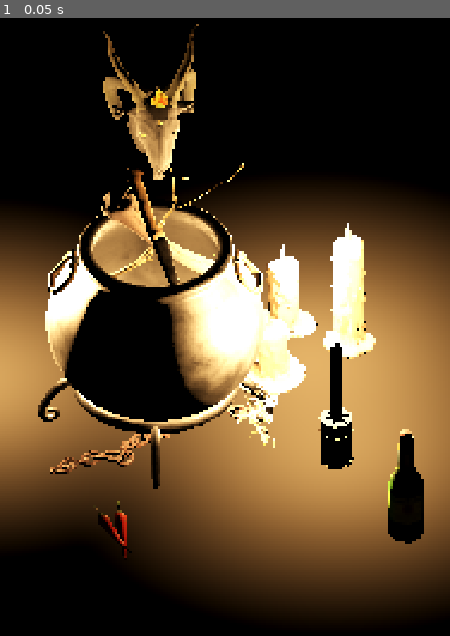
Above: before the commit, frame 1.
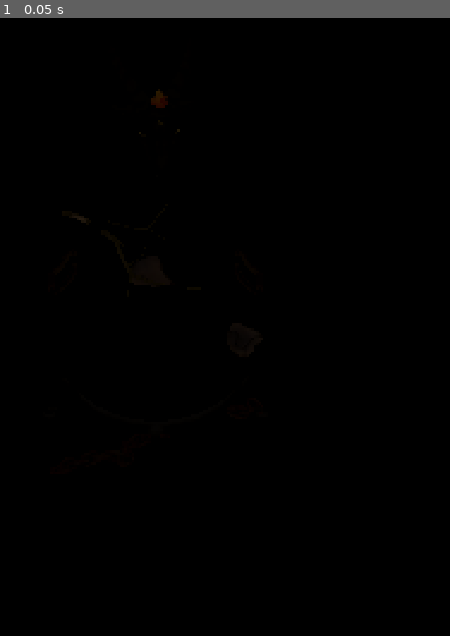
Above: after the commit, the same moment.

Repository: morphysm/BARCO
Game: Godot game, scene res://scenes/assentamento.tscn
Same seed, same stepped clock (60 frames per second), same inputs: the game is played once before the commit and once after it. This scene is started directly instead of the project's main scene.
Inputs:
- Up to frame 1 (0.05 s): no input

The runs differ from the first frame. In frame 1, 56% of the frame differs, in the area x 0-100%, y 0-97%.

Commit message:
Fundamento e depositos: o assentamento comeca quase vazio
SPEC.md §8.1 e GDD §8 ja diziam de quem e cada coisa, e a cena estava a
contradiza-los: mostrava uma nganga cheia no primeiro dia, e dava de graca
o que o app inteiro cobra em tempo, gesto e dinheiro.

Fica na cena o FUNDAMENTO — caldeirao, galhos, osso, correntes, caveira,
baphomet: o vaso, e o que faz este `assentamento` ser o daquela entidade.
E autoral, e ajusta-se no editor.

Sai da cena tudo o resto e passa a `resources/oferendas/*.tres`: velas,
rosas negras, pimenta, navalha, marafo, teia e sangue. Chegam por
`depor()`, na posicao que quem depoe escolher, e ficam.

Depor e irreversivel. Nao existe `retirar()`, e nao deve passar a existir:
`depositos` e append-only como o `caderno` (GDD §2).

O `sacrificio` continua simbolico — o abate real e substituido pelo ato
digital (GDD §1, §6) — e o sangue e uma oferenda como as outras, a 7 cafes
(SPEC.md §10.1).

Consequencia que se ve: um assentamento sem vela nenhuma esta quase no
escuro. Ha uma `luz_de_reserva` para nao ser um ecra preto — visitar um
assentamento e sempre gratis (SPEC.md §10.1) — mas quem quiser ver o que
la tem acende uma vela, que e o que a vela e para servir.

Registo local em user://depositos.json, substituto da tabela `depositos`
ate haver servidor.

Co-Authored-By: Claude Opus 5 <noreply@anthropic.com>
Claude-Session: https://claude.ai/code/session_01SC7sH4GDne2bVDKqb8trML

Diff:
--- a/client/project.godot
+++ b/client/project.godot
@@ -31,10 +31,7 @@
 
 [rendering]
 
-; O export para Web exige que o formato de compressao esteja ligado no
-; projeto, senao o preset falha em "configuration errors". ETC2/ASTC e o
-; que os GPUs de telemovel entendem, e o app assume telemovel a noite.
-textures/vram_compression/import_etc2_astc=true
 renderer/rendering_method="gl_compatibility"
 renderer/rendering_method.mobile="gl_compatibility"
+textures/vram_compression/import_etc2_astc=true
 environment/defaults/default_clear_color=Color(0, 0, 0, 1)
--- /dev/null
+++ b/client/resources/oferendas/marafo.tres
@@ -0,0 +1,12 @@
+[gd_resource type="Resource" script_class="Oferenda" format=3]
+
+[ext_resource type="Script" path="res://scripts/resources/oferenda.gd" id="1_yrmos"]
+
+[resource]
+script = ExtResource("1_yrmos")
+slug = "marafo"
+nome = "Marafo"
+tipo = "bebida"
+modelo = "res://resources/modelos/bottle_to_paloo.glb"
+tamanho = 0.18
+cafes = 1
--- /dev/null
+++ b/client/resources/oferendas/navalha.tres
@@ -0,0 +1,11 @@
+[gd_resource type="Resource" script_class="Oferenda" format=3]
+
+[ext_resource type="Script" path="res://scripts/resources/oferenda.gd" id="1_q7q2d"]
+
+[resource]
+script = ExtResource("1_q7q2d")
+slug = "navalha"
+nome = "Navalha"
+modelo = "res://resources/modelos/knife.glb"
+tamanho = 0.2
+cafes = 1
--- /dev/null
+++ b/client/resources/oferendas/pimenta.tres
@@ -0,0 +1,12 @@
+[gd_resource type="Resource" script_class="Oferenda" format=3]
+
+[ext_resource type="Script" path="res://scripts/resources/oferenda.gd" id="1_4lg05"]
+
+[resource]
+script = ExtResource("1_4lg05")
+slug = "pimenta"
+nome = "Pimenta"
+tipo = "botanica"
+modelo = "res://resources/modelos/chili_pepper.glb"
+tamanho = 0.09
+cafes = 1
--- /dev/null
+++ b/client/resources/oferendas/rosas_negras.tres
@@ -0,0 +1,12 @@
+[gd_resource type="Resource" script_class="Oferenda" format=3]
+
+[ext_resource type="Script" path="res://scripts/resources/oferenda.gd" id="1_hc8gq"]
+
+[resource]
+script = ExtResource("1_hc8gq")
+slug = "rosas_negras"
+nome = "Rosas negras"
+tipo = "botanica"
+modelo = "res://resources/modelos/black_rose.glb"
+tamanho = 0.13
+cafes = 1
--- /dev/null
+++ b/client/resources/oferendas/sangue.tres
@@ -0,0 +1,12 @@
+[gd_resource type="Resource" script_class="Oferenda" format=3]
+
+[ext_resource type="Script" path="res://scripts/resources/oferenda.gd" id="1_1ok1b"]
+
+[resource]
+script = ExtResource("1_1ok1b")
+slug = "sangue"
+nome = "Sangue"
+tipo = "sangue"
+modelo = "res://resources/modelos/sangue.glb"
+tamanho = 0.22
+cafes = 7
--- /dev/null
+++ b/client/resources/oferendas/teia.tres
@@ -0,0 +1,11 @@
+[gd_resource type="Resource" script_class="Oferenda" format=3]
+
+[ext_resource type="Script" path="res://scripts/resources/oferenda.gd" id="1_ja7rh"]
+
+[resource]
+script = ExtResource("1_ja7rh")
+slug = "teia"
+nome = "Teia"
+modelo = "res://resources/modelos/spider_web.glb"
+tamanho = 0.3
+cafes = 1
--- /dev/null
+++ b/client/resources/oferendas/vela_branca.tres
@@ -0,0 +1,13 @@
+[gd_resource type="Resource" script_class="Oferenda" format=3]
+
+[ext_resource type="Script" path="res://scripts/resources/oferenda.gd" id="1_gqh6d"]
+
+[resource]
+script = ExtResource("1_gqh6d")
+slug = "vela_branca"
+nome = "Vela branca"
+tipo = "luz"
+modelo = "res://resources/modelos/vela_branca.glb"
+tamanho = 0.22
+e_vela = true
+cafes = 1
--- /dev/null
+++ b/client/resources/oferendas/vela_preta.tres
@@ -0,0 +1,13 @@
+[gd_resource type="Resource" script_class="Oferenda" format=3]
+
+[ext_resource type="Script" path="res://scripts/resources/oferenda.gd" id="1_tl73l"]
+
+[resource]
+script = ExtResource("1_tl73l")
+slug = "vela_preta"
+nome = "Vela preta"
+tipo = "luz"
+modelo = "res://resources/modelos/vela_preta.glb"
+tamanho = 0.24
+e_vela = true
+cafes = 1
--- /dev/null
+++ b/client/resources/oferendas/vela_vermelha.tres
@@ -0,0 +1,13 @@
+[gd_resource type="Resource" script_class="Oferenda" format=3]
+
+[ext_resource type="Script" path="res://scripts/resources/oferenda.gd" id="1_40snv"]
+
+[resource]
+script = ExtResource("1_40snv")
+slug = "vela_vermelha"
+nome = "Vela vermelha"
+tipo = "luz"
+modelo = "res://resources/modelos/vela_vermlha.glb"
+tamanho = 0.22
+e_vela = true
+cafes = 1
--- a/client/scenes/assentamento.tscn
+++ b/client/scenes/assentamento.tscn
@@ -1,86 +1,44 @@
 [gd_scene format=3]
 
-[ext_resource type="Script" path="res://scripts/ui/assentamento_screen.gd" id="1_natrv"]
-[ext_resource type="PackedScene" path="res://resources/modelos/cauldron.glb" id="2_5gom5"]
-[ext_resource type="Shader" path="res://shaders/gravura.gdshader" id="2_g7fst"]
-[ext_resource type="PackedScene" path="res://resources/modelos/galhos.glb" id="3_g7fst"]
-[ext_resource type="PackedScene" path="res://resources/modelos/horse_bone.glb" id="4_xakwp"]
-[ext_resource type="PackedScene" path="res://resources/modelos/rusty_chains.glb" id="5_dkeok"]
-[ext_resource type="PackedScene" path="res://resources/modelos/skull_para_caveira.glb" id="6_lb37t"]
-[ext_resource type="PackedScene" path="res://resources/modelos/vela_preta.glb" id="7_bb8c7"]
-[ext_resource type="PackedScene" path="res://resources/modelos/vela_vermlha.glb" id="8_3no75"]
-[ext_resource type="PackedScene" path="res://resources/modelos/vela_branca.glb" id="9_5j7es"]
-[ext_resource type="PackedScene" path="res://resources/modelos/knife.glb" id="10_1vv23"]
-[ext_resource type="PackedScene" path="res://resources/modelos/black_rose.glb" id="11_5b10g"]
-[ext_resource type="PackedScene" path="res://resources/modelos/chili_pepper.glb" id="12_5401n"]
-[ext_resource type="PackedScene" path="res://resources/modelos/bottle_to_paloo.glb" id="13_t6q11"]
-[ext_resource type="PackedScene" path="res://resources/modelos/baphomet_head.glb" id="15_g7fst"]
+[ext_resource type="Script" path="res://scripts/ui/assentamento_screen.gd" id="1_l3pjr"]
+[ext_resource type="PackedScene" path="res://resources/modelos/cauldron.glb" id="2_qcjxy"]
+[ext_resource type="PackedScene" path="res://resources/modelos/galhos.glb" id="3_6xpyb"]
+[ext_resource type="PackedScene" path="res://resources/modelos/horse_bone.glb" id="4_cou0g"]
+[ext_resource type="PackedScene" path="res://resources/modelos/rusty_chains.glb" id="5_hi7se"]
+[ext_resource type="PackedScene" path="res://resources/modelos/skull_para_caveira.glb" id="6_0qfw7"]
+[ext_resource type="PackedScene" path="res://resources/modelos/baphomet_head.glb" id="7_natrv"]
 
-[sub_resource type="ShaderMaterial" id="ShaderMaterial_xakwp"]
-render_priority = 0
-shader = ExtResource("2_g7fst")
-shader_parameter/luz_pos = PackedVector3Array(0.26, 0.252, 0.09, -0.26999998, 0.232, -0.099999994, 0.22, 0.23199996, -0.16000001)
-shader_parameter/luz_energia = PackedFloat32Array(0.55, 0.55, 0.55)
-shader_parameter/luzes = 3
-shader_parameter/alcance = 0.18
-shader_parameter/cor_tinta = Color(0.937, 0.925, 0.882, 1)
-shader_parameter/passo = 0.15
-shader_parameter/grao = 0.45
-shader_parameter/resposta = 0.42
-
-[sub_resource type="PlaneMesh" id="PlaneMesh_l7rw8"]
+[sub_resource type="PlaneMesh" id="PlaneMesh_5gom5"]
 size = Vector2(3, 3)
 subdivide_width = 64
 subdivide_depth = 64
 
-[node name="Assentamento" type="Node3D" unique_id=1329397399]
-script = ExtResource("1_natrv")
+[node name="Assentamento" type="Node3D" unique_id=52611824]
+script = ExtResource("1_l3pjr")
 
-[node name="Camara" type="Camera3D" parent="." unique_id=304538616]
+[node name="Camara" type="Camera3D" parent="." unique_id=1047995989]
 transform = Transform3D(1, 0, 0, 0, 0.7880108, 0.6156615, 0, -0.6156615, 0.7880108, 0.1, 0.78, 0.95)
 projection = 1
 current = true
 size = 1.15
 
-[node name="Chao" type="MeshInstance3D" parent="." unique_id=1482930216]
-material_override = SubResource("ShaderMaterial_xakwp")
-mesh = SubResource("PlaneMesh_l7rw8")
+[node name="Chao" type="MeshInstance3D" parent="." unique_id=239369102]
+mesh = SubResource("PlaneMesh_5gom5")
 
-[node name="cauldron" type="Node3D" parent="." unique_id=112582217 instance=ExtResource("2_5gom5")]
+[node name="cauldron" type="Node3D" parent="." unique_id=1482862197 instance=ExtResource("2_qcjxy")]
 transform = Transform3D(0.32137966, 0, 0, 0, 0.32137966, 0, 0, 0, 0.32137966, 0, -2.8560056e-05, 1.4901161e-08)
 
-[node name="galhos" type="Node3D" parent="." unique_id=335609428 instance=ExtResource("3_g7fst")]
-transform = Transform3D(0.16157685, 0, 0.075344525, -0.07470692, 0.023144271, 0.1602095, -0.009781193, -0.17677167, 0.020975836, 0.0017342716, 0.3187232, -0.012362421)
+[node name="galhos" type="Node3D" parent="." unique_id=2052390879 instance=ExtResource("3_6xpyb")]
+transform = Transform3D(0.16157685, 0, 0.075344525, 0, 0.17828034, 0, -0.075344525, 0, 0.16157685, -0.06111504, 0.30092376, -0.012362421)
 
-[node name="horse_bone" type="Node3D" parent="." unique_id=856933843 instance=ExtResource("4_xakwp")]
-transform = Transform3D(0.0653307, 0, -0.054818965, -0.051465493, -0.029370755, -0.06133419, -0.018879155, 0.08006609, -0.0224993, 0.0056555755, 0.35403898, 0.0019304119)
+[node name="horse_bone" type="Node3D" parent="." unique_id=274071256 instance=ExtResource("4_cou0g")]
+transform = Transform3D(0.0653307, 0, -0.054818965, 0, 0.085283175, 0, 0.054818965, 0, 0.0653307, 0.044828, 0.21944785, 0.0019304119)
 
-[node name="rusty_chains" type="Node3D" parent="." unique_id=2020464425 instance=ExtResource("5_dkeok")]
+[node name="rusty_chains" type="Node3D" parent="." unique_id=2020604383 instance=ExtResource("5_hi7se")]
 transform = Transform3D(0.16403535, 0, 0.04395314, 0, 0.16982189, 0, -0.04395314, 0, 0.16403535, 0.00017289817, 0.017550852, 0.05017596)
 
-[node name="skull_para_caveira" type="Node3D" parent="." unique_id=258562617 instance=ExtResource("6_lb37t")]
+[node name="skull_para_caveira" type="Node3D" parent="." unique_id=636722757 instance=ExtResource("6_0qfw7")]
 transform = Transform3D(0.065045856, 0, 0.03755424, 0, 0.07510848, 0, -0.03755424, 0, 0.065045856, -0.30039412, 0.07549501, 0.09919462)
 
-[node name="vela_preta" type="Node3D" parent="." unique_id=44924634 groups=["vela"] instance=ExtResource("7_bb8c7")]
-transform = Transform3D(0.00043494612, 0, 0, 0, 0.00043494612, 0, 0, 0, 0.00043494612, 0.25987613, 0.077349626, 0.08999999)
-
-[node name="vela_vermlha" type="Node3D" parent="." unique_id=1465869822 groups=["vela"] instance=ExtResource("8_3no75")]
-transform = Transform3D(0.007331052, 0, 0, 0, 0.007331052, 0, 0, 0, 0.007331052, -0.26949698, 0.22000068, -0.099999964)
-
-[node name="vela_branca" type="Node3D" parent="." unique_id=1951123402 groups=["vela"] instance=ExtResource("9_5j7es")]
-transform = Transform3D(1.001136, 0, 0, 0, 1.001136, 0, 0, 0, 1.001136, 0.22034633, 0.00029892864, -0.1807172)
-
-[node name="knife" type="Node3D" parent="." unique_id=886172802 instance=ExtResource("10_1vv23")]
-transform = Transform3D(0.034202017, -1.1268767e-09, 0.09396926, -0.08495051, -0.04274808, 0.030919459, 0.040170044, -0.09040243, -0.014620704, -0.00061677396, 0.3643764, 0.021357253)
-
-[node name="black_rose" type="Node3D" parent="." unique_id=91935552 instance=ExtResource("11_5b10g")]
-transform = Transform3D(0.2673922, 0, -0.09732279, 0, 0.2845528, 0, 0.09732279, 0, 0.2673922, 0.13738954, 0.098527886, 0.17329738)
-
-[node name="chili_pepper" type="Node3D" parent="." unique_id=1393072689 instance=ExtResource("12_5401n")]
-transform = Transform3D(0.015825648, 0, 0.015825648, 0, 0.022380847, 0, -0.015825648, 0, 0.015825648, -0.056419857, 0.035573557, 0.30448875)
-
-[node name="bottle_to_paloo" type="Node3D" parent="." unique_id=741873284 instance=ExtResource("13_t6q11")]
-transform = Transform3D(0.11028902, 0, 0.019446932, 0, 0.111990415, 0, -0.019446932, 0, 0.11028902, 0.36, -0.00052884535, 0.26)
-
-[node name="baphomet_head" type="Node3D" parent="." unique_id=1372496663 instance=ExtResource("15_g7fst")]
+[node name="baphomet_head" type="Node3D" parent="." unique_id=142864370 instance=ExtResource("7_natrv")]
 transform = Transform3D(0.12004934, 0, 0.016871836, 0, 0.12122914, 0, -0.016871836, 0, 0.12004934, -0.00037496537, 0.33260238, -0.2630114)
--- /dev/null
+++ b/client/scripts/resources/oferenda.gd
@@ -0,0 +1,28 @@
+## Uma `oferenda` que pode ser deposta no `assentamento`.
+##
+## O catalogo e dado, nao codigo: acrescentar uma oferenda e escrever um
+## .tres, nunca recompilar (AGENTS.md).
+##
+## Depor e irreversivel. Nao ha aqui — e nao deve haver em lado nenhum —
+## como tirar uma `oferenda` de um `assentamento`: `depositos` e
+## append-only (SPEC.md §3.3, GDD §2).
+class_name Oferenda
+extends Resource
+
+@export var slug: String = ""
+@export var nome: String = ""
+
+## bebida | fumo | botanica | objeto | luz | sangue
+@export var tipo: String = "objeto"
+
+@export_file("*.glb") var modelo: String = ""
+
+## Maior dimensao, em metros, ja no `assentamento`.
+@export var tamanho: float = 0.15
+
+## Se e uma vela: passa a ser luz assim que e deposta. Acender e o que
+## revela o `assentamento` (SPEC.md §8.1).
+@export var e_vela: bool = false
+
+## Custo em cafes (SPEC.md §10.1). Zero enquanto nao ha pagamento.
+@export var cafes: int = 0
--- a/client/scripts/ui/assentamento_screen.gd
+++ b/client/scripts/ui/assentamento_screen.gd
@@ -4,6 +4,13 @@
 ## Nao e um quarto iluminado. E um plano escuro visto de um so ponto, sem
 ## paredes e sem camara que gire — uma chapa, nao um mundo. SPEC.md §11:
 ## a presenca indica-se por `ponto`, luz, fumo e movimento de objeto.
+##
+## A cena tem so o FUNDAMENTO: o caldeirao e o que faz este `assentamento`
+## ser o daquela entidade. Tudo o resto chega por `depor()` — porque
+## alguem o depos, na posicao que escolheu (SPEC.md §8.1, GDD §8).
+##
+## Depor e irreversivel. Nao ha aqui como tirar nada: `depositos` e
+## append-only, como o `caderno` (SPEC.md §3.3, GDD §2).
 ##
 ## As velas sao luz a serio — OmniLight3D, uma por vela. Nao ha luz
 ## nenhuma alem delas: acender e o que revela o `assentamento`, e quando a
@@ -84,6 +91,11 @@
 ## Forca de cada vela.
 @export_range(0.0, 8.0) var forca_da_luz := 0.45
 
+## Luz de reserva, para um `assentamento` sem vela nenhuma nao ser um ecra
+## preto. Visitar um `assentamento` e sempre gratis (SPEC.md §10.1), entao
+## tem de se poder ver que la esta alguma coisa — mal, mas ver.
+@export_range(0.0, 0.5) var luz_de_reserva := 0.16
+
 ## Desliga o bruxuleio. Ligado por omissao fora do editor; no editor a luz
 ## fica quieta, para nao pulsar enquanto se arruma a nganga.
 @export var bruxulear := true
@@ -92,13 +104,80 @@
 var _luzes: Array[Vector3] = []
 var _chamas: Array[MeshInstance3D] = []
 var _lampadas: Array[OmniLight3D] = []
+## O que ja foi deposto. Cresce; nunca encolhe.
+var _depositos: Array[Dictionary] = []
 var _tempo := 0.0
 
 
 func _ready() -> void:
 	_gravura = load("res://shaders/gravura.gdshader")
+	if not Engine.is_editor_hint():
+		_carregar_depositos()
 	_vestir()
 	set_process(true)
+
+
+## Depoe uma `oferenda` no `assentamento`, para sempre.
+##
+## `onde` e no plano do chao: `depositos` guarda duas coordenadas
+## (SPEC.md §3.3), portanto o que se deposita assenta no chao e nao
+## flutua.
+##
+## Nao existe o inverso. Se um dia aparecer um `retirar()`, alguem
+## quebrou GDD §2.
+func depor(oferenda: Oferenda, onde: Vector2) -> Node3D:
+	if oferenda == null or oferenda.modelo == "":
+		return null
+	var cena: PackedScene = load(oferenda.modelo)
+	if cena == null:
+		push_error("oferenda sem modelo: %s" % oferenda.slug)
+		return null
+
+	var no: Node3D = cena.instantiate()
+	no.name = "%s_%d" % [oferenda.slug, _depositos.size()]
+	add_child(no)
+	# Sem `owner`: o que se depoe nao se grava na cena. A cena e o
+	# fundamento; os depositos vivem no registo.
+	var local := _caixa_local(no)
+	var maior: float = maxf(local.size.x, maxf(local.size.y, local.size.z))
+	if maior > 0.0:
+		no.scale = Vector3.ONE * (oferenda.tamanho / maior)
+	var caixa := no.transform * local
+	var centro := caixa.get_center()
+	no.position += Vector3(onde.x, 0.0, onde.y) - Vector3(centro.x, caixa.position.y, centro.z)
+
+	if oferenda.e_vela:
+		no.add_to_group("vela", true)
+
+	_depositos.append({"oferenda": oferenda.slug, "x": onde.x, "y": onde.y})
+	_vestir()
+	return no
+
+
+## Substituto local da tabela `depositos` enquanto nao ha servidor. O
+## servidor e que manda (SPEC.md §3.3); isto so guarda o que ja foi deposto
+## para o `assentamento` nao esquecer entre sessoes.
+const REGISTO := "user://depositos.json"
+
+
+func _carregar_depositos() -> void:
+	if not FileAccess.file_exists(REGISTO):
+		return
+	var f := FileAccess.open(REGISTO, FileAccess.READ)
+	var dados = JSON.parse_string(f.get_as_text())
+	f.close()
+	if not dados is Array:
+		return
+	for d in dados:
+		var o: Oferenda = load("res://resources/oferendas/%s.tres" % d["oferenda"])
+		if o != null:
+			depor(o, Vector2(float(d["x"]), float(d["y"])))
+
+
+func guardar_depositos() -> void:
+	var f := FileAccess.open(REGISTO, FileAccess.WRITE)
+	f.store_string(JSON.stringify(_depositos))
+	f.close()
 
 
 func _process(delta: float) -> void:
@@ -221,7 +300,7 @@
 	env.background_mode = Environment.BG_COLOR
 	env.background_color = Color.BLACK
 	env.ambient_light_source = Environment.AMBIENT_SOURCE_COLOR
-	env.ambient_light_color = Color(0.05, 0.045, 0.04)
+	env.ambient_light_color = Color(luz_de_reserva, luz_de_reserva * 0.92, luz_de_reserva * 0.84)
 	env.ambient_light_energy = 1.0
 	env.tonemap_mode = Environment.TONE_MAPPER_FILMIC
 	amb.environment = env
@@ -262,6 +341,31 @@
 	return saida
 
 
+## Caixa envolvente de um no, no espaco local dele — sem contar a
+## transformacao do proprio no. Acumulada a mao, para servir tambem antes
+## de o no estar na arvore.
+func _caixa_local(no: Node3D) -> AABB:
+	var total := AABB()
+	var primeiro := true
+	var pilha: Array = [[no, Transform3D.IDENTITY]]
+	while pilha:
+		var par = pilha.pop_back()
+		var n: Node = par[0]
+		var t: Transform3D = par[1]
+		if n is Node3D and n != no:
+			t = t * (n as Node3D).transform
+		if n is MeshInstance3D and n.mesh != null:
+			var caixa: AABB = t * n.mesh.get_aabb()
+			if primeiro:
+				total = caixa
+				primeiro = false
+			else:
+				total = total.merge(caixa)
+		for f in n.get_children():
+			pilha.append([f, t])
+	return total
+
+
 ## Caixa envolvente de um no, em espaco de mundo.
 ##
 ## Em mundo e nao em local: em local a caixa vem nas unidades cruas do
--- a/client/tools/gerar_cena_assentamento.gd
+++ b/client/tools/gerar_cena_assentamento.gd
@@ -12,19 +12,20 @@
 
 ## posicao poe a BASE da peca naquele ponto; tamanho normaliza a MAIOR
 ## dimensao do modelo (uma faca deitada quase nao tem altura).
+## Só o FUNDAMENTO: o vaso e o que faz este `assentamento` ser o daquela
+## entidade. As velas, a rosa, a pimenta, a navalha e a garrafa sairam
+## daqui e passaram a `oferendas` — chegam por `depor()`, porque alguem as
+## depos (SPEC.md §8.1, GDD §8).
+##
+## Um `assentamento` cheio no primeiro dia daria de graca o que o app
+## inteiro cobra em tempo, gesto e dinheiro.
 const NGANGA := [
 	{"m": "cauldron",           "onde": Vector3(0.00, 0.000, 0.00),  "tamanho": 0.40, "giro": 0.0},
 	{"m": "galhos",             "onde": Vector3(-0.03, 0.240, 0.00), "tamanho": 0.36, "giro": 25.0},
 	{"m": "horse_bone",         "onde": Vector3(0.06, 0.200, 0.02),  "tamanho": 0.26, "giro": -40.0},
 	{"m": "rusty_chains",       "onde": Vector3(0.00, 0.000, 0.05),  "tamanho": 0.34, "giro": 15.0},
 	{"m": "skull_para_caveira", "onde": Vector3(-0.30, 0.000, 0.10), "tamanho": 0.15, "giro": 30.0},
-	{"m": "vela_preta",         "onde": Vector3(0.26, 0.000, 0.09),  "tamanho": 0.24, "giro": 0.0},
-	{"m": "vela_vermlha",       "onde": Vector3(-0.27, 0.000, -0.10),"tamanho": 0.22, "giro": 0.0},
-	{"m": "vela_branca",        "onde": Vector3(0.22, 0.000, -0.16), "tamanho": 0.22, "giro": 0.0},
-	{"m": "knife",              "onde": Vector3(-0.16, 0.000, 0.26), "tamanho": 0.20, "giro": 70.0},
-	{"m": "black_rose",         "onde": Vector3(0.14, 0.000, 0.27),  "tamanho": 0.13, "giro": -20.0},
-	{"m": "chili_pepper",       "onde": Vector3(-0.05, 0.000, 0.30), "tamanho": 0.09, "giro": 45.0},
-	{"m": "bottle_to_paloo",    "onde": Vector3(0.36, 0.000, 0.26),  "tamanho": 0.18, "giro": 10.0},
+	{"m": "baphomet_head",      "onde": Vector3(0.00, 0.260, -0.26), "tamanho": 0.22, "giro": 8.0},
 ]
 
 
--- /dev/null
+++ b/client/tools/gerar_oferendas.gd
@@ -0,0 +1,81 @@
+## Escreve o catalogo de `oferendas` e reduz a cena do `assentamento` ao
+## seu fundamento.
+##
+## Rodar:
+##   godot --headless --path client --script res://tools/gerar_oferendas.gd
+##
+## A divisao vem de SPEC.md §8.1 e do GDD §8: o `assentamento` acumula o
+## que lhe e dado. O fundamento — o caldeirao e o que o faz ser o
+## assentamento daquela entidade — e autoral e esta na cena. Tudo o resto
+## chega porque alguem o depos, na posicao que escolheu, e fica.
+##
+## Por isso a cena de partida tem de ser quase vazia. Um `assentamento`
+## cheio no primeiro dia da de graca aquilo que o app inteiro cobra em
+## tempo, gesto e dinheiro.
+extends SceneTree
+
+const CENA := "res://scenes/assentamento.tscn"
+const OferendaS := preload("res://scripts/resources/oferenda.gd")
+
+## Fica na cena: o vaso, e o que o define.
+const FUNDAMENTO := [
+	"cauldron", "galhos", "horse_bone", "rusty_chains",
+	"skull_para_caveira", "baphomet_head",
+]
+
+## Sai da cena e passa a catalogo. `cafes` segue SPEC.md §10.1.
+const CATALOGO := [
+	{"slug": "vela_preta", "nome": "Vela preta", "tipo": "luz",
+		"modelo": "vela_preta", "tamanho": 0.24, "vela": true, "cafes": 1},
+	{"slug": "vela_vermelha", "nome": "Vela vermelha", "tipo": "luz",
+		"modelo": "vela_vermlha", "tamanho": 0.22, "vela": true, "cafes": 1},
+	{"slug": "vela_branca", "nome": "Vela branca", "tipo": "luz",
+		"modelo": "vela_branca", "tamanho": 0.22, "vela": true, "cafes": 1},
+	{"slug": "rosas_negras", "nome": "Rosas negras", "tipo": "botanica",
+		"modelo": "black_rose", "tamanho": 0.13, "vela": false, "cafes": 1},
+	{"slug": "pimenta", "nome": "Pimenta", "tipo": "botanica",
+		"modelo": "chili_pepper", "tamanho": 0.09, "vela": false, "cafes": 1},
+	{"slug": "navalha", "nome": "Navalha", "tipo": "objeto",
+		"modelo": "knife", "tamanho": 0.20, "vela": false, "cafes": 1},
+	{"slug": "marafo", "nome": "Marafo", "tipo": "bebida",
+		"modelo": "bottle_to_paloo", "tamanho": 0.18, "vela": false, "cafes": 1},
+	{"slug": "teia", "nome": "Teia", "tipo": "objeto",
+		"modelo": "spider_web", "tamanho": 0.30, "vela": false, "cafes": 1},
+	# O `sacrificio` e simbolico: o abate real e substituido por um ato
+	# digital (GDD §1, §6). O sangue e o que fica no assentamento depois.
+	{"slug": "sangue", "nome": "Sangue", "tipo": "sangue",
+		"modelo": "sangue", "tamanho": 0.22, "vela": false, "cafes": 7},
+]
+
+
+func _initialize() -> void:
+	DirAccess.make_dir_recursive_absolute("res://resources/oferendas")
+	for o in CATALOGO:
+		var r: Oferenda = OferendaS.new()
+		r.slug = o["slug"]
+		r.nome = o["nome"]
+		r.tipo = o["tipo"]
+		r.modelo = "res://resources/modelos/%s.glb" % o["modelo"]
+		r.tamanho = o["tamanho"]
+		r.e_vela = o["vela"]
+		r.cafes = o["cafes"]
+		assert(ResourceSaver.save(r, "res://resources/oferendas/%s.tres" % r.slug) == OK)
+
+	var raiz: Node3D = load(CENA).instantiate()
+	root.add_child(raiz)
+	var saiu: Array[String] = []
+	for filho in raiz.get_children():
+		if filho is Node3D and filho.name != "Chao" and filho.name != "Camara":
+			if not FUNDAMENTO.has(String(filho.name)):
+				saiu.append(String(filho.name))
+				raiz.remove_child(filho)
+				filho.free()
+
+	var empacotada := PackedScene.new()
+	assert(empacotada.pack(raiz) == OK)
+	assert(ResourceSaver.save(empacotada, CENA) == OK)
+	print("catalogo: %d oferendas" % CATALOGO.size())
+	print("fundamento na cena: %s" % [FUNDAMENTO])
+	print("saiu da cena e passou a oferenda: %s" % [saiu])
+	raiz.free()
+	quit()
--- /dev/null
+++ b/client/tools/prova_depositos.gd
@@ -0,0 +1,50 @@
+## Mostra o `assentamento` vazio e depois o mesmo depois de depor.
+##
+## Rodar:
+##   godot --path client --script res://tools/prova_depositos.gd --resolution 700x800
+##
+## Serve para ver o que o app promete: um assentamento comeca quase nada e
+## so cresce porque alguem lhe deu alguma coisa (GDD §8).
+extends SceneTree
+
+## slug da oferenda -> onde no chao
+const A_DEPOR := [
+	["vela_preta", Vector2(0.26, 0.09)],
+	["vela_vermelha", Vector2(-0.27, -0.10)],
+	["vela_branca", Vector2(0.22, -0.16)],
+	["rosas_negras", Vector2(0.14, 0.27)],
+	["pimenta", Vector2(-0.05, 0.30)],
+	["marafo", Vector2(0.36, 0.26)],
+	["navalha", Vector2(-0.16, 0.26)],
+]
+
+var raiz: Node3D
+var quadro := 0
+var fase := 0
+
+func _initialize() -> void:
+	raiz = load("res://scenes/assentamento.tscn").instantiate()
+	root.add_child(raiz)
+
+func _process(_d: float) -> bool:
+	quadro += 1
+	if quadro < 25:
+		return false
+	if fase == 0:
+		_guardar("vazio")
+		for par in A_DEPOR:
+			var o: Oferenda = load("res://resources/oferendas/%s.tres" % par[0])
+			if o == null:
+				printerr("sem oferenda: ", par[0])
+				continue
+			raiz.depor(o, par[1])
+		fase = 1
+		quadro = 0
+		return false
+	_guardar("deposto")
+	return true
+
+func _guardar(nome: String) -> void:
+	DirAccess.make_dir_recursive_absolute("res://../capturas")
+	root.get_texture().get_image().save_png("res://../capturas/assentamento_%s.png" % nome)
+	print("salvo: ", nome)
Not shown, added: client/scripts/resources/oferenda.gd.uid
Not shown, added: client/tools/gerar_oferendas.gd.uid
Not shown, added: client/tools/prova_depositos.gd.uid
